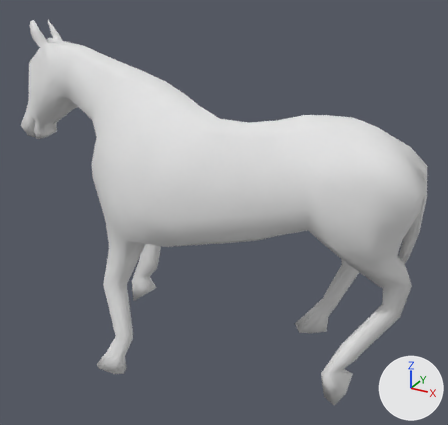
What one commit did to the FBX model FBX/Horse/Horse_Idle_Turn90R.fbx.
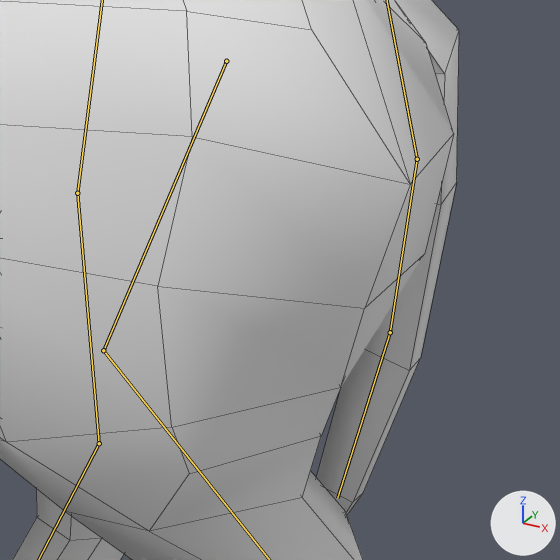
There are two pictures of each version: one whole from a camera (50 mm lens) standing at (1.199, -2.544, 2.101) and looking at (-0.227, 0.049, 0.804), one close up on the part from 75% to 100% of the width and 38% to 64% of the height. The lights are fixed; the arrows at lower right show +X, +Y and +Z. Both versions are drawn at frame 35 of the action 'Horse_Idle_Turn90R'; the numbers are the values there. The bones that bend it are drawn over the model as lines in the close-ups. The close-ups show mesh edges as thin lines.

Objects in the first close-up: 'MESH_Horse'.
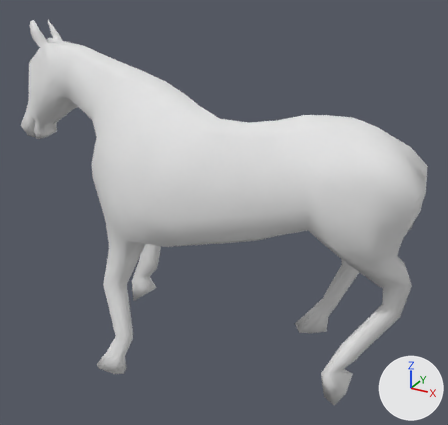
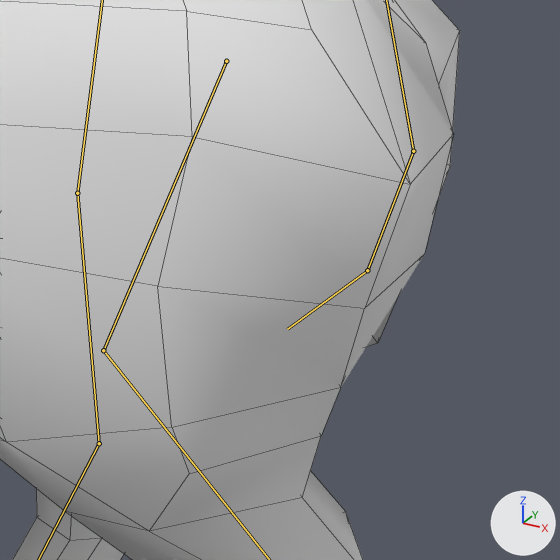
Boxes (x1, y1, x2, y2) around the edits, measured in the close-ups (560 x 560 px):
'MESH_Horse', posed
    before: (0, 0, 459, 560)
    after: (0, 0, 460, 560)
bone 'DEF_Tail2', root to tip
    before: (417, 159) to (390, 332)
    after: (413, 151) to (367, 270)
bone 'DEF_Tail3', root to tip
    before: (390, 332) to (337, 498)
    after: (367, 270) to (287, 329)

The change in detail:
Bone 'DEF_Tail1' (bone_def_tail1) turns from (0, 0, 0) to (1, 5, 6) degrees about its own x, y and z.
Bone 'DEF_Tail2' (bone_def_tail2) turns from (0, 0, -5) to (1, -5, 21) degrees about its own x, y and z.
Bone 'DEF_Tail3' (bone_def_tail3) turns from (-8, 1, -2) to (-9, -8, 22) degrees about its own x, y and z.
